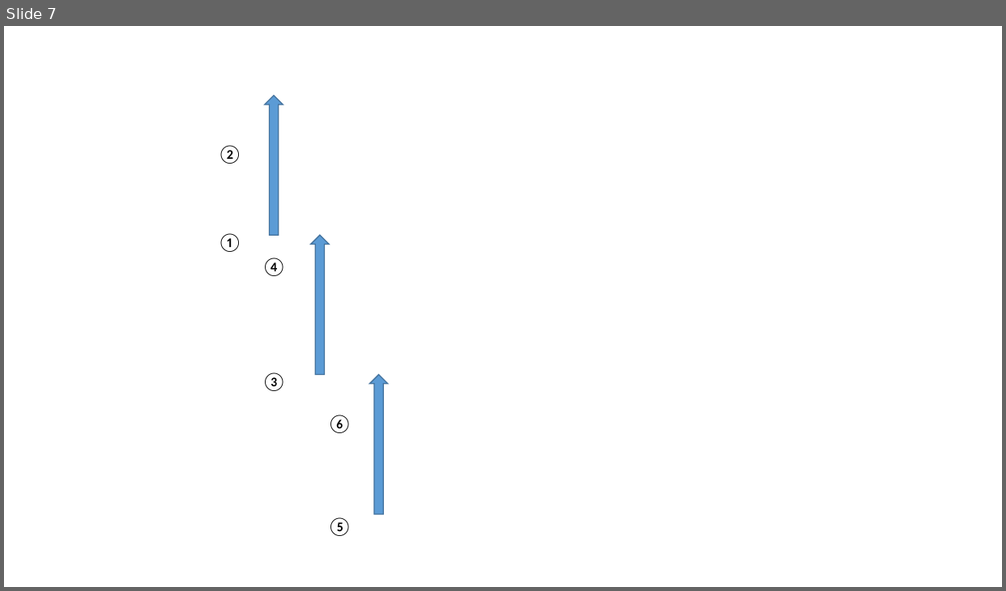
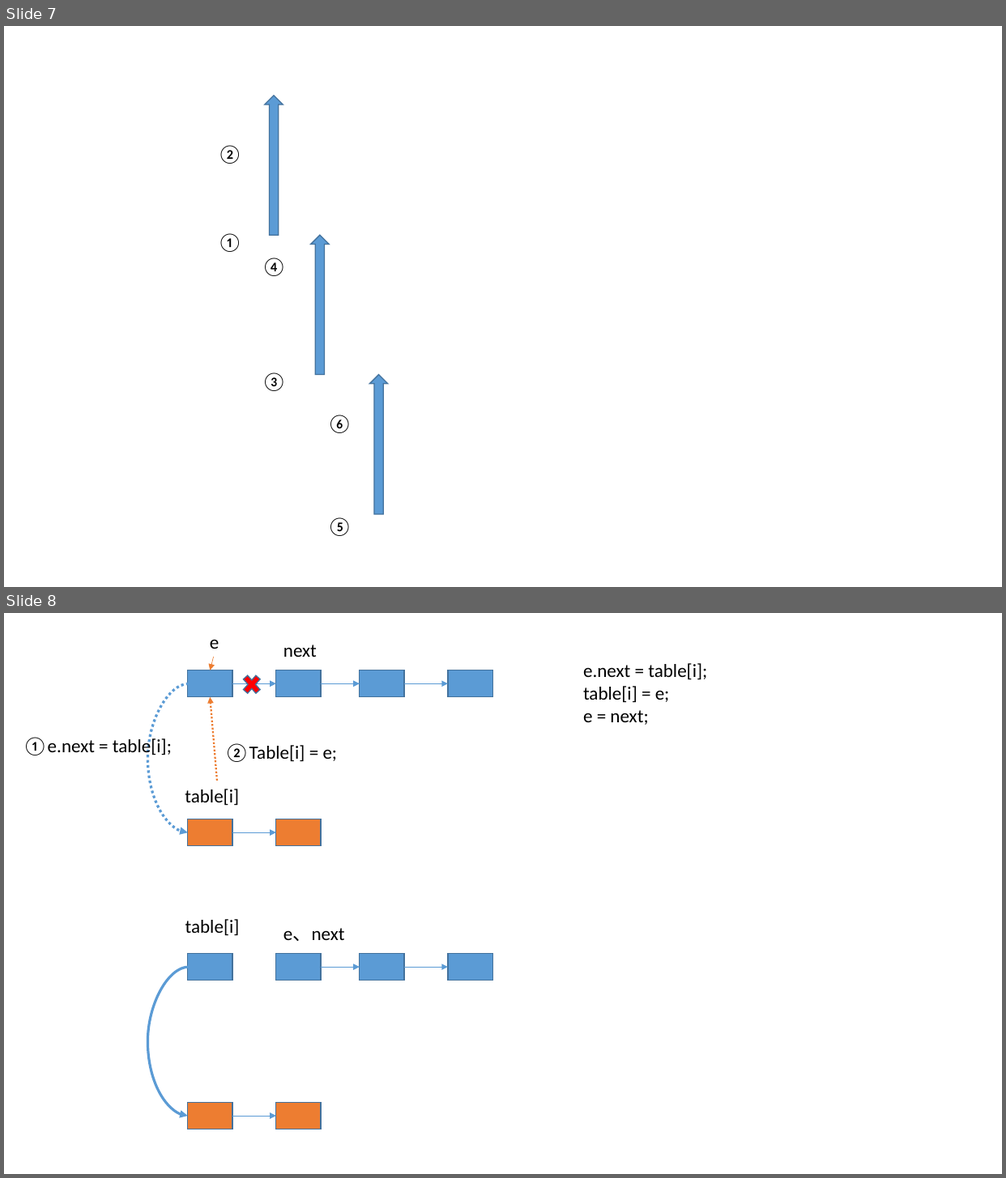
Before and after one commit to OrdinaryYZH/OrdinaryYZH.github.io, a slide deck: source/_posts/private/temp.pptx. Shown one above the other, each under a label of ours: slide 7 before the commit, slides 7 and 8 after it. The pictures are 1006x591 and 1006x1178 pixels, drawn with LibreOffice and Linux fonts; fonts in the diff are those of the drawing. Boxes give left, top, right and bottom in pixels: in the first picture for what was removed or moved away, otherwise in the second. Text is boxed around its words. In the diff, an @@ line names an element or a change of style, - is before the commit and + after.

```diff
--- a/source/_posts/private/temp.pptx
+++ b/source/_posts/private/temp.pptx
@@ slide 8 added at [4, 613, 1002, 1174], background #FFFFFF @@
@@ text added at [210, 639, 219, 649], 18 pt, text #000000 @@
+e
@@ arrow added from (214, 657) to (210, 671), #ED7D31 0.5 pt @@
@@ text added at [283, 645, 317, 657], 18 pt, text #000000 @@
+next
@@ curved arrow added from (189, 683) to (187, 833), #5B9BD5 2.5 pt dashed @@
@@ rectangle added at [187, 671, 232, 697], fill #5B9BD5, outline #43739E 1 pt @@
@@ arrow added from (232, 683) to (275, 683), #5B9BD5 0.5 pt @@
@@ cross added at [240, 671, 264, 697], fill #FF0000, outline #43739E 1 pt @@
@@ rectangle added at [275, 671, 321, 697], fill #5B9BD5, outline #43739E 1 pt @@
@@ arrow added from (321, 683) to (360, 683), #5B9BD5 0.5 pt @@
@@ rectangle added at [360, 671, 404, 697], fill #5B9BD5, outline #43739E 1 pt @@
@@ arrow added from (404, 683) to (448, 683), #5B9BD5 0.5 pt @@
@@ rectangle added at [448, 671, 493, 697], fill #5B9BD5, outline #43739E 1 pt @@
@@ text added at [583, 663, 707, 725], 18 pt, text #000000 @@
+e.next = table[i];
+table[i] = e;
+e = next;
@@ arrow added from (217, 781) to (210, 697), #ED7D31 1.75 pt dashed @@
@@ text added at [23, 737, 172, 758], 18 pt, text #000000 @@
+①e.next = table[i];
@@ text added at [224, 743, 338, 762], 18 pt, text #000000 @@
+②Table[i] = e;
@@ text added at [185, 789, 239, 805], 18 pt, text #000000 @@
+table[i]
@@ rectangle added at [187, 820, 232, 846], fill #ED7D31, outline #43739E 1 pt @@
@@ rectangle added at [275, 820, 321, 846], fill #ED7D31, outline #43739E 1 pt @@
@@ arrow added from (232, 833) to (275, 833), #5B9BD5 0.5 pt @@
@@ text added at [185, 919, 240, 935], 18 pt, text #000000 @@
+table[i]
@@ text added at [283, 928, 345, 941], 18 pt, text #000000 @@
+e、next
@@ curved arrow added from (189, 967) to (187, 1116), #5B9BD5 2.5 pt @@
@@ rectangle added at [187, 954, 232, 981], fill #5B9BD5, outline #43739E 1 pt @@
@@ rectangle added at [275, 954, 321, 981], fill #5B9BD5, outline #43739E 1 pt @@
@@ arrow added from (321, 967) to (360, 967), #5B9BD5 0.5 pt @@
@@ rectangle added at [360, 954, 404, 981], fill #5B9BD5, outline #43739E 1 pt @@
@@ arrow added from (404, 967) to (448, 967), #5B9BD5 0.5 pt @@
@@ rectangle added at [448, 954, 493, 981], fill #5B9BD5, outline #43739E 1 pt @@
@@ rectangle added at [187, 1102, 232, 1130], fill #ED7D31, outline #43739E 1 pt @@
@@ arrow added from (232, 1116) to (275, 1116), #5B9BD5 0.5 pt @@
@@ rectangle added at [275, 1102, 321, 1130], fill #ED7D31, outline #43739E 1 pt @@
```
Also in this commit, not shown: 1 slide changed.
